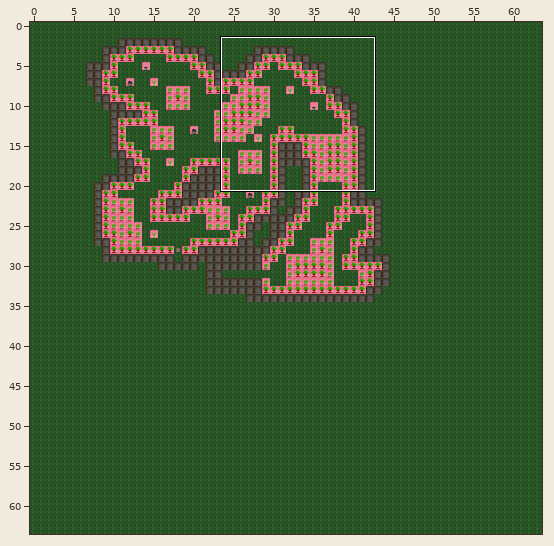
Tiled map, stored at assets/tiled/mapForest2.tmx. Above, an overview of the earlier version with the close-up marked.
Close-up. Before the commit:
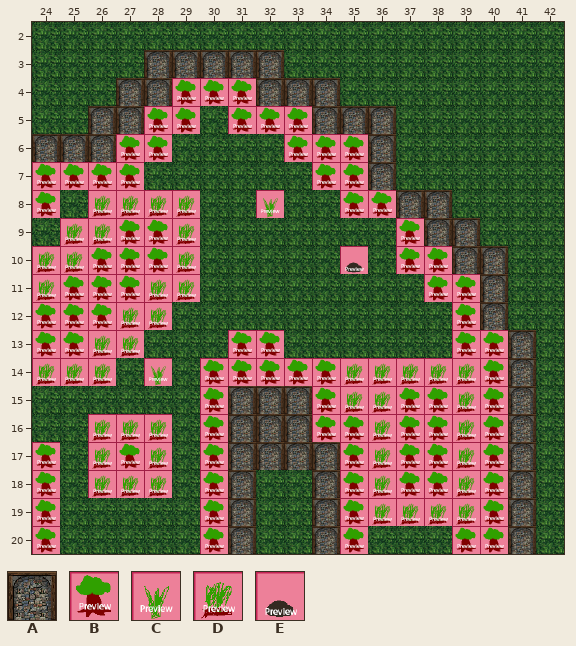
Cells are 64x64 px. Shown: x 24..42, y 2..20. The commit also changed other parts of the map, which this record leaves out.
Key: from "tileset": A 8, B 10, C 18, D 26, E 42.
_ is an empty cell.
Layers that did not change in this view are not listed.
Layer "walls" before, first column x 24:
 2 ___________________
 3 ____AAAAA__________
 4 ___AABBBAAA________
 5 __AABB_BBBAAA______
 6 AAABB____BBBA______
 7 BBBB______BBA______
 8 B_DDDD__C__BBAA____
 9 _DDBBD_______BAA___
10 DDBBBD_____E_BBAA__
11 DBBBDD________BBA__
12 BBBDD__________BA__
13 BBDD___BB______BBA_
14 DDD_C_BBBBBDDDDDBA_
15 ______BAAABDDBBDBA_
16 __DDD_BAAABBDBBDBA_
17 B_DBD_BAAAABDBBDBA_
18 B_DDD_BA__ABDBBDBA_
19 B_____BA__ABDDDDBA_
20 B_____BA__AB___BBA_
Now the later version:
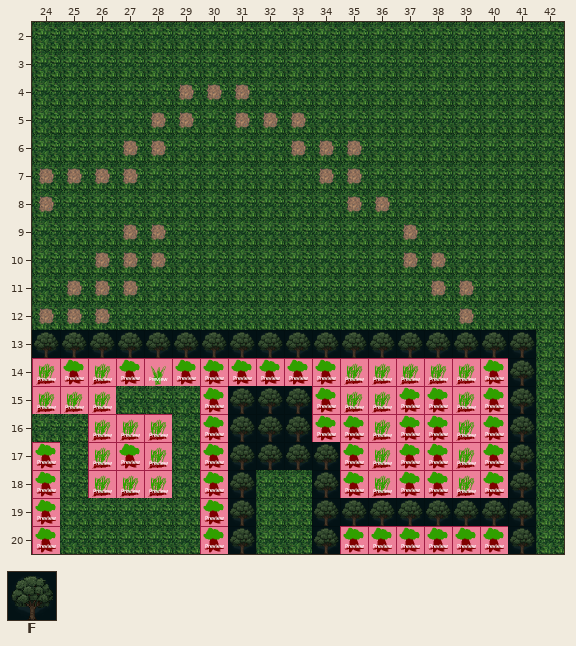
Further tiles: from "tileset": F 25.
Diff:
Changed rows in their new state; . is an unchanged cell.
Layer "walls":
first column x 24:
 3 ...._____.........
 4 ...________.......
 5 ..____.______.....
 6 _____....____.....
 7 ____......___.....
 8 _.____.._..____...
 9 ._____.......___..
10 ______....._.____.
11 ______........___.
12 _____..........__.
13 FFFFFFFFFFFFFFFFFF
14 .B.B.B...........F
15 DDD....FFF.......F
16 .......FFF.......F
17 .......FFFF......F
18 .......F..F......F
19 .......F..FFFFFFFF
20 .......F..F.BBB..F
Pixel boxes of the changes (left, top, right, bottom) in both close-ups:
changed: (32, 50, 536, 554)
